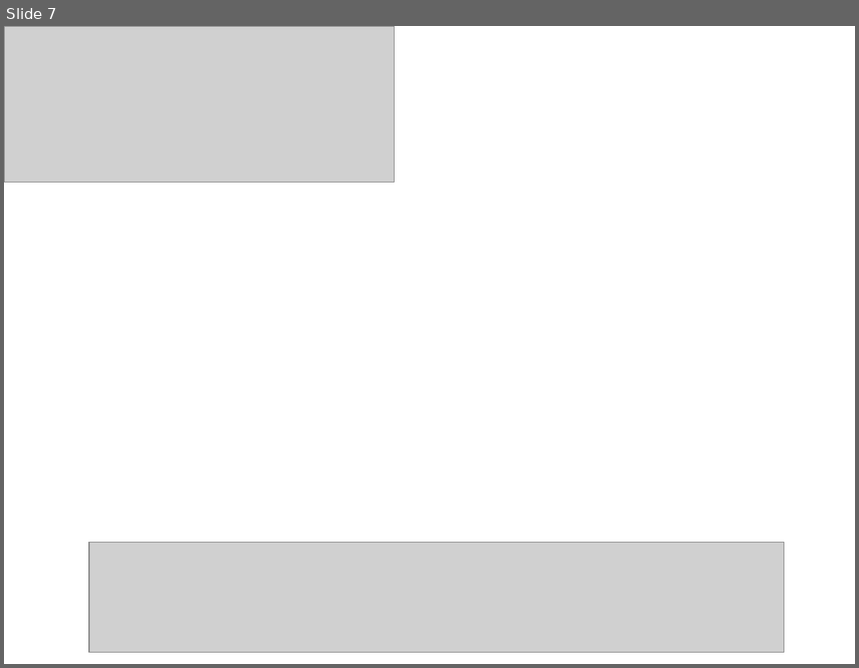
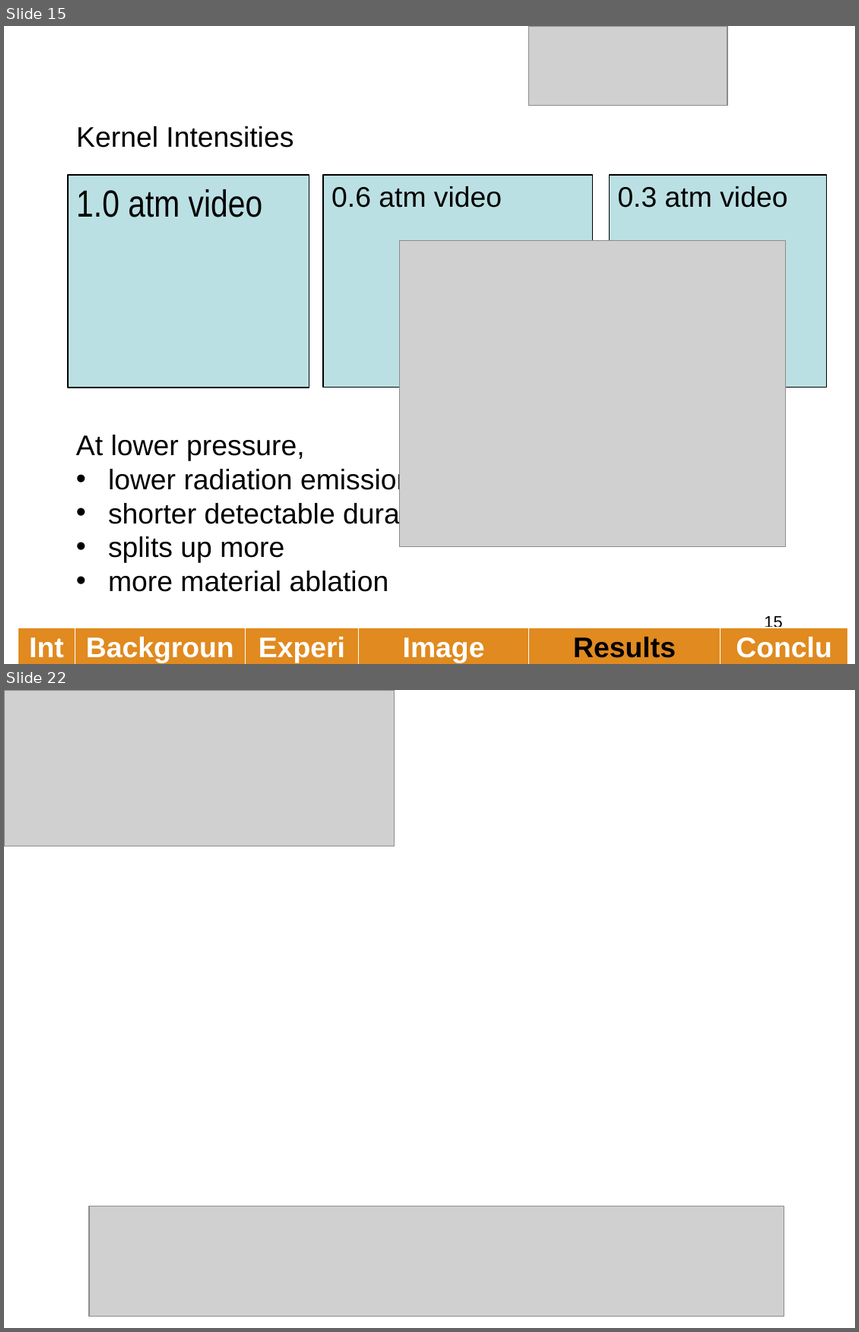
Before and after one commit to caplanda/Spark-Kernels-SciTech-Presentation, a slide deck: Spark Kernels v1.pptx. Shown one above the other, each under a label of ours: slide 7 before the commit, slides 15 and 22 after it; the slides between them are not shown. The pictures are 859x668 and 859x1332 pixels, drawn with LibreOffice and Linux fonts; fonts in the diff are those of the drawing; grey boxes stand for pictures; background and template pictures are left out. Boxes give left, top, right and bottom in pixels: in the first picture for what was removed or moved away, otherwise in the second. Text is boxed around its words. In the diff, an @@ line names an element or a change of style, - is before the commit and + after.

```diff
--- a/Spark Kernels v1.pptx
+++ b/Spark Kernels v1.pptx
@@ slide 15 added at bbox=[4, 26, 855, 664], background picture (left out) @@
@@ picture added at bbox=[529, 26, 728, 105] @@
@@ title added at bbox=[76, 126, 294, 148], 24 pt, text #000000 @@
+Kernel Intensities
@@ text added at bbox=[68, 175, 309, 388], fill #BBE0E3, outline #000000 0.75 pt, 32 pt, text #000000 @@
+1.0 atm video
@@ rectangle added at bbox=[323, 175, 593, 388], fill #BBE0E3, outline #000000 0.75 pt, 24 pt, text #000000 @@
+0.6 atm video
@@ rectangle added at bbox=[609, 175, 827, 388], fill #BBE0E3, outline #000000 0.75 pt, 24 pt, text #000000 @@
+0.3 atm video
@@ picture added at bbox=[400, 240, 785, 546] @@
@@ text added at bbox=[76, 435, 446, 592], 24 pt, text #000000 @@
+At lower pressure,
+• lower radiation emissions
+• shorter detectable duration
+• splits up more
+• more material ablation
@@ page number added at bbox=[764, 617, 782, 632], 14 pt, text #000000 @@
+15
@@ table added at bbox=[18, 628, 848, 664], 1 rows, 6 columns @@
+Intro | Background | Experiment | Image Processing | Results | Conclusions
@@ what was slide 7 is now slide 22 @@
```
Also in this commit, not shown: 5 slides changed, 15 other slides added, 2 other files.
